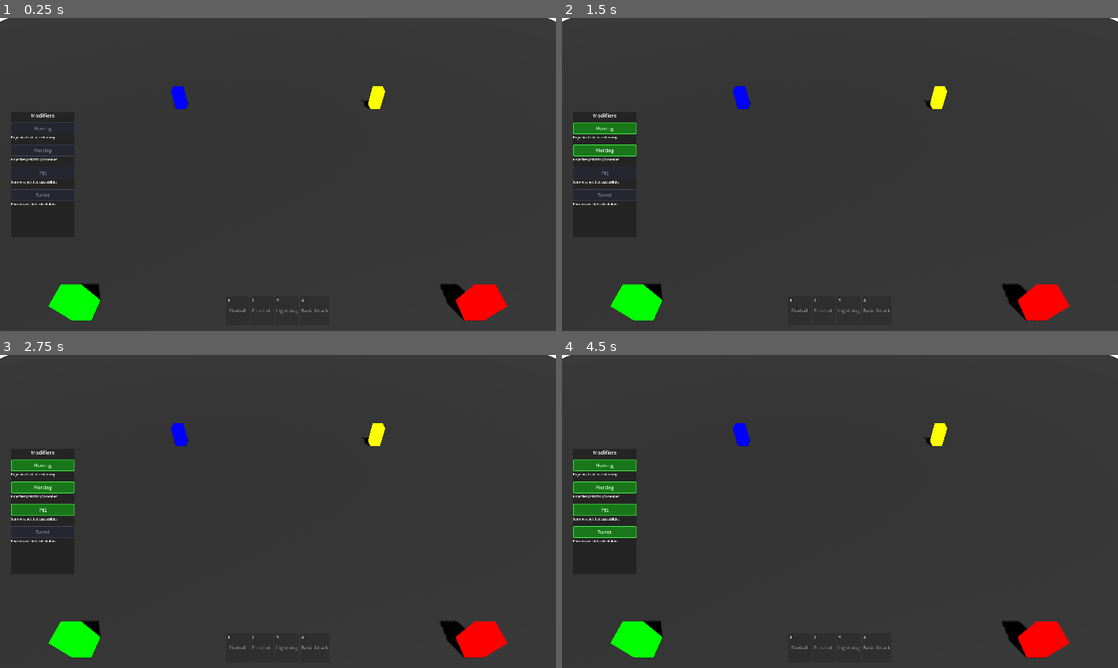
Above: before the commit, frames 1-4 (two rows, left to right).
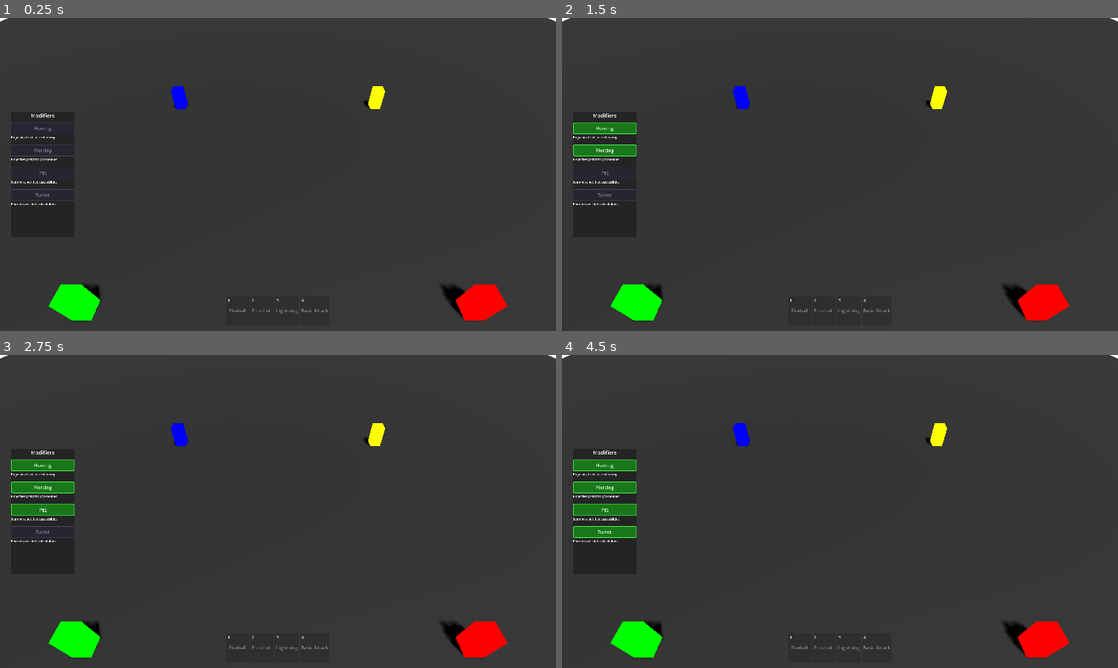
Above: after the commit, the same moments.

Repository: PersonThing/cs-crawler
Game: Godot game, scene res://scenes/game_world.tscn
Same seed, same stepped clock (60 frames per second), same inputs: the game is played once before the commit and once after it. This scene is started directly instead of the project's main scene.
Inputs (mouse positions are in pixels of both pictures, inside the frame that each line leads up to):
- Up to frame 1 (0.25 s): no input
- Up to frame 2 (1.5 s): click "Homing" at 0.5 s; click "Piercing" at 1.25 s
- Up to frame 3 (2.75 s): click "Pet" at 2 s
- Up to frame 4 (4.5 s): click "Turret" at 2.75 s; tap Enter at 3.5 s; move the mouse to (962, 495) at 3.52 s; hold D (move_right) 3.53-4.28 s; hold 1 (ability_1) 3.53-4.28 s; click (962, 495) at 3.67 s; tap Space at 4.25 s; move the mouse to (728, 527) at 4.27 s; hold S (move_back) from 4.28 s (still down); tap 2 (ability_2) at 4.35 s

The runs differ from the first frame. In frame 1, less than 0.1% of the frame differs, in the area x 14-84%, y 26-97%; in frame 2, less than 0.1%; in frame 3, less than 0.1%; in frame 4, less than 0.1%.

Commit message:
smoother shadows, fixed melee cone

Diff:
--- a/cs-crawler-godot/client/scenes/game_world.tscn
+++ b/cs-crawler-godot/client/scenes/game_world.tscn
@@ -46,6 +46,7 @@
 [node name="DirectionalLight3D" type="DirectionalLight3D" parent="." unique_id=1506613742]
 transform = Transform3D(0.866025, -0.433013, 0.25, 0, 0.5, 0.866025, -0.5, -0.75, 0.433013, 0, 10, 0)
 shadow_enabled = true
+directional_shadow_blend_splits = true
 
 [node name="Camera3D" type="Camera3D" parent="." unique_id=1066791150]
 transform = Transform3D(1, 0, 0, 0, 0.707107, 0.707107, 0, -0.707107, 0.707107, 0, 15, 15)
--- a/cs-crawler-godot/client/scripts/game_world.gd
+++ b/cs-crawler-godot/client/scripts/game_world.gd
@@ -581,7 +581,7 @@
 func _create_melee_cone_effect(origin: Vector3, direction: Vector3) -> void:
 	# Create a cone visualization for melee attack
 	var cone_range = 2.0   # BasicAttack range from config
-	var cone_angle = 90.0  # BasicAttack angle from config (degrees)
+	var cone_angle = 90  # BasicAttack angle from config (degrees)
 
 	# Calculate cone parameters
 	var dir_normalized = direction.normalized()
@@ -593,8 +593,8 @@
 
 	# Use a cylinder with one end smaller to approximate a cone
 	var cone_mesh = CylinderMesh.new()
-	cone_mesh.top_radius = 0.1
-	cone_mesh.bottom_radius = cone_radius
+	cone_mesh.top_radius = cone_radius
+	cone_mesh.bottom_radius = 0.1
 	cone_mesh.height = cone_range
 	mesh_instance.mesh = cone_mesh
 
